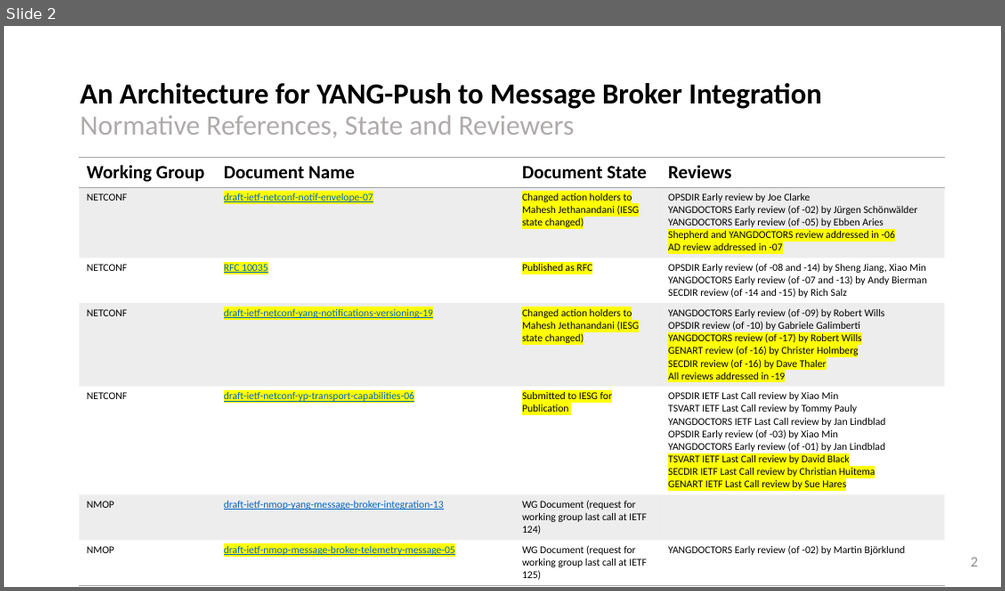
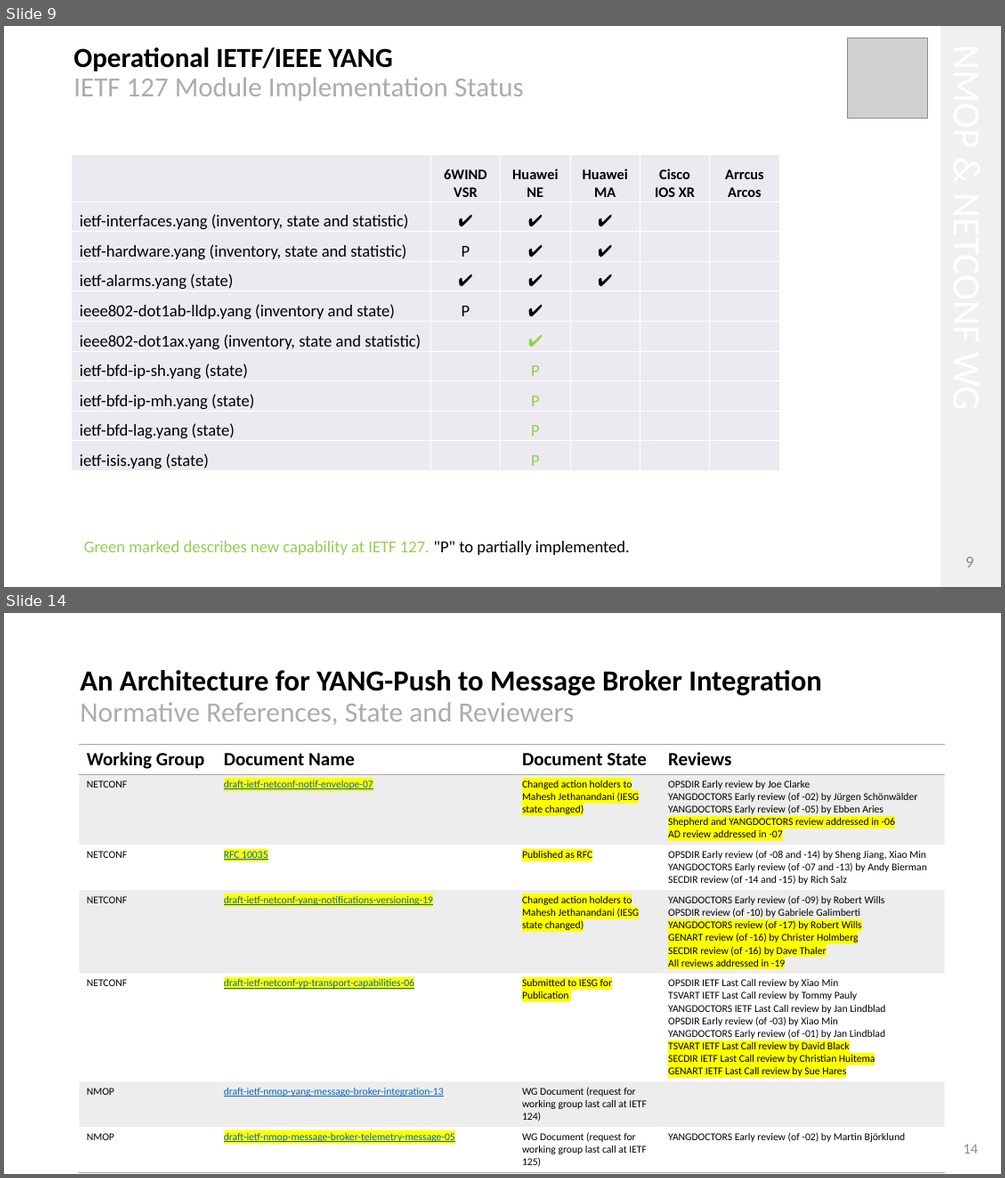
Before and after one commit to network-analytics/ietf-network-analytics-document-status, a slide deck: 127/NMOP/draft-ietf-nmop-yang-message-broker-integration-13.pptx. Shown one above the other, each under a label of ours: slide 2 before the commit, slides 9 and 14 after it; the slides between them are not shown. The pictures are 1005x591 and 1005x1178 pixels, drawn with LibreOffice and Linux fonts; fonts in the diff are those of the drawing; grey boxes stand for pictures. Boxes give left, top, right and bottom in pixels: in the first picture for what was removed or moved away, otherwise in the second. Text is boxed around its words. In the diff, an @@ line names an element or a change of style, - is before the commit and + after.

```diff
--- a/127/NMOP/draft-ietf-nmop-yang-message-broker-integration-13.pptx
+++ b/127/NMOP/draft-ietf-nmop-yang-message-broker-integration-13.pptx
@@ slide 9 added at (4, 26, 1001, 587), background #FFFFFF @@
@@ text added at (73, 47, 524, 101), 26.7 pt, text #AEABAB @@
+Operational IETF/IEEE YANG
+IETF 127 Module Implementation Status
@@ picture added at (848, 38, 928, 118) @@
@@ rectangle added at (940, 26, 1001, 587), fill #F1F0F0 @@
@@ table added at (72, 155, 778, 472), 10 rows, 6 columns @@
+ | 6WIND VSR | Huawei NE | Huawei MA | Cisco IOS XR | Arrcus Arcos
+ietf-interfaces.yang (inventory, state and statistic) | ✔ | ✔ | ✔ |  | 
+ietf-hardware.yang (inventory, state and statistic) | P | ✔ | ✔ |  | 
+ietf-alarms.yang (state) | ✔ | ✔ | ✔ |  | 
+ieee802-dot1ab-lldp.yang (inventory and state) | P | ✔ |  |  | 
+ieee802-dot1ax.yang (inventory, state and statistic) |  | ✔ |  |  | 
+ietf-bfd-ip-sh.yang (state) |  | P |  |  | 
+ietf-bfd-ip-mh.yang (state) |  | P |  |  | 
+ietf-bfd-lag.yang (state) |  | P |  |  | 
+ietf-isis.yang (state) |  | P |  |  | 
@@ text added at (84, 540, 630, 555), 16 pt, text #92D050 @@
+Green marked describes new capability at IETF 127. "P" to partially implemented.
@@ page number added at (965, 556, 973, 567), 16 pt, text #888888 @@
+9
@@ what was slide 2 is now slide 14 @@
@@ page number at (963, 1143, 979, 1153): text changed @@
-2
+14
```
Also in this commit, not shown: 12 other slides added, 1 slide removed, 1 other file.
